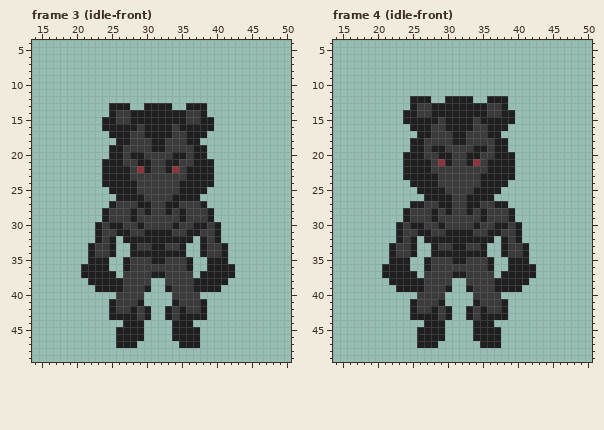
Pixel-art file: assets/entities/enemy/common/tikbalang/tikbalang.ase. The picture above is the old version.
64x64 pixels, 64 frames. Shown: frame 3 (idle-front): x 14..50, y 4..49; frame 4 (idle-front): x 14..50, y 4..49. The commit also changed other frames, which this record leaves out.
The same view after the edit:
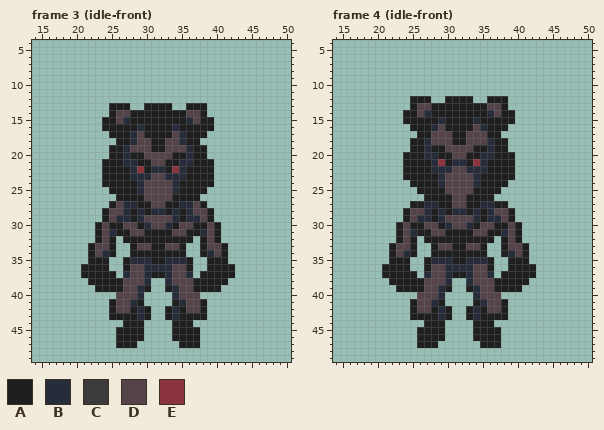
Palette (. is transparent): A #1f1f1f  B #272c3b  C #3b3b3b  D #544348  E #8c353e
Change:
Changed rows in their new state; - is an unchanged pixel.
Frame 3 (idle-front):
first column x 23:
14 ---DD--------DD---
15 ---DB--------BD---
16 ------B----B------
17 -----BD----DB-----
18 -----BDD--DDB-----
19 ----BDDD--DDDB----
20 ----B--DDDD--B----
21 ----BB--DD--BB----
22 -----B--BB--B-----
23 -----BBBDDBBB-----
24 ------BDDDDB------
25 ------BDDDDB------
26 -------DDDD-------
27 ---DBB--DD--BBD---
28 --DDB-B-BB-B-BDD--
29 --DBB-BDDDDB-BBD--
30 -D--DD-BDDB-DD--D-
31 -DB--DD----DD--BD-
32 -D--------------D-
33 DD----DD--DD----DD
34 DB--------------BD
35 -----BBB--BBB-----
36 -----DDBBBBDD-----
37 ----BDDB--BDDB----
38 ----DDDB--BDDD----
39 ----DDB----BDD----
40 ---DDDB----BDDD---
41 ---DDB------BDD---
42 ---DD-B----B-DD---
43 ------B----B------
Frame 4 (idle-front):
first column x 23:
13 ---DD--------DD---
14 ---DB--------BD---
15 ------B----B------
16 -----BD----DB-----
17 -----DDD--DDD-----
18 ----BDDD--DDDB----
19 ----B--DDDD--B----
20 ----BB--DD--BB----
21 -----B--BB--B-----
22 -----BBBDDBBB-----
23 ------BDDDDB------
24 ------BDDDDB------
25 -------DDDD-------
26 --------DD--------
27 ----BB--DD--BB----
28 --DDB-B-BB-B-BDD--
29 --DBB-BDDDDB-BBD--
30 -D--DD-BDDB-DD--D-
31 -DB--DD----DD--BD-
32 -D--------------D-
33 DD----DD--DD----DD
34 DB--------------BD
35 -----BBB--BBB-----
36 -----DDBBBBDD-----
37 ----BDDB--BDDB----
38 ----DDDB--BDDD----
39 ----DDB----BDD----
40 ---DDDB----BDDD---
41 ---DDB------BDD---
42 ---DD-B----B-DD---
43 ------B----B------
Changed places in both pictures, as pixel boxes (x1, y1, x2, y2):
changed: (95, 110, 221, 320)
changed: (396, 103, 522, 320)
